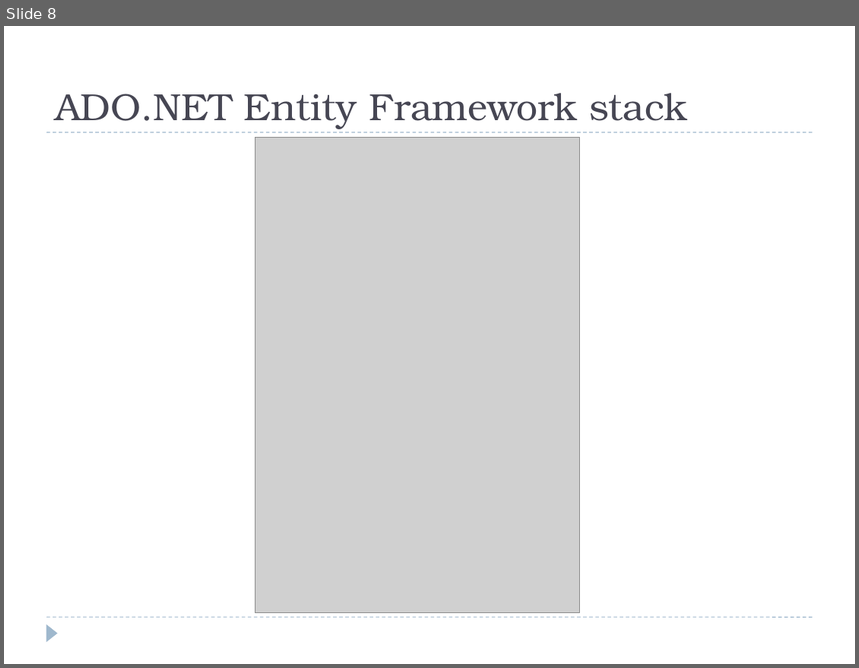
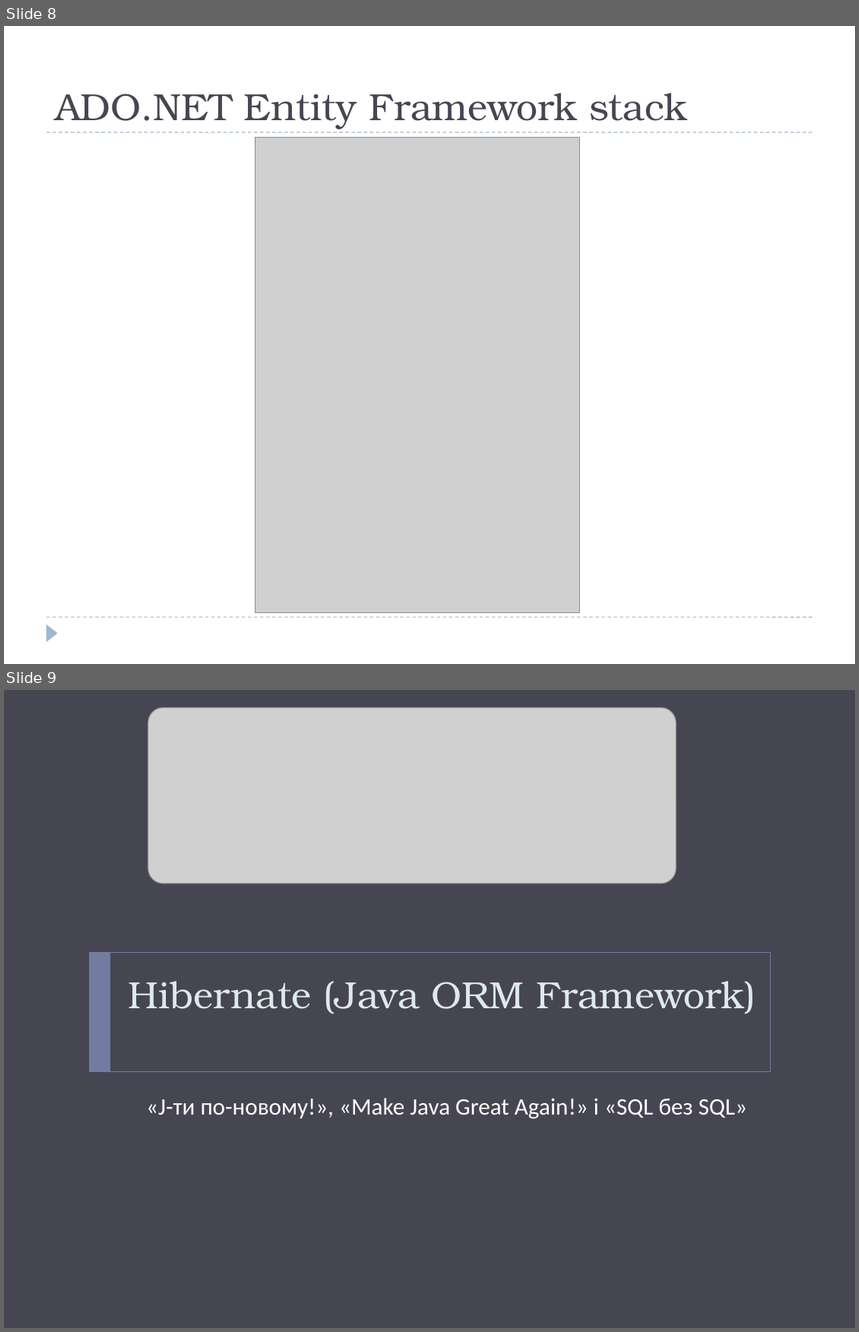
Before and after one commit to vovanovak/ExpSys, a slide deck: Documents/DB.pptx. Shown one above the other, each under a label of ours: slide 8 before the commit, slides 8 and 9 after it. The pictures are 859x668 and 859x1332 pixels, drawn with LibreOffice and Linux fonts; fonts in the diff are those of the drawing; grey boxes stand for pictures. Boxes give left, top, right and bottom in pixels: in the first picture for what was removed or moved away, otherwise in the second. Text is boxed around its words. In the diff, an @@ line names an element or a change of style, - is before the commit and + after.

Commit message:
Presentation update
AT LAST I've updated presentation with part about Hibernate.

```diff
--- a/Documents/DB.pptx
+++ b/Documents/DB.pptx
@@ slide 9 added at (4,690,855,1328), background #464653 @@
@@ picture added at (148,708,676,884) @@
@@ rectangle added at (89,952,770,1072), outline #727CA3 0.5 pt @@
@@ rectangle added at (89,952,110,1072), fill #727CA3 @@
@@ title added at (129,981,756,1015), 32 pt, text #DDE9EC @@
+Hibernate (Java ORM Framework)
@@ text added at (146,1098,747,1119), 20 pt, text #FFFFFF @@
+«J-ти по-новому!», «Make Java Great Again!» і «SQL без SQL»
```
Also in this commit, not shown: 1 slide changed, 5 other slides added, 1 slide removed.
